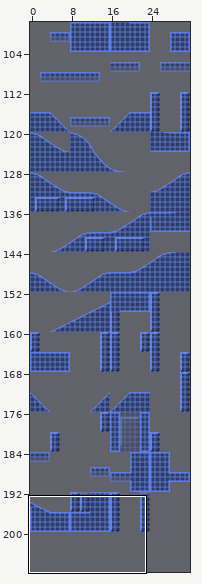
Tiled map -- assets/levels/R0/tilemap128.tmx. Above: a wide view before the commit, with the close-up outlined.
Close-up. As it was:
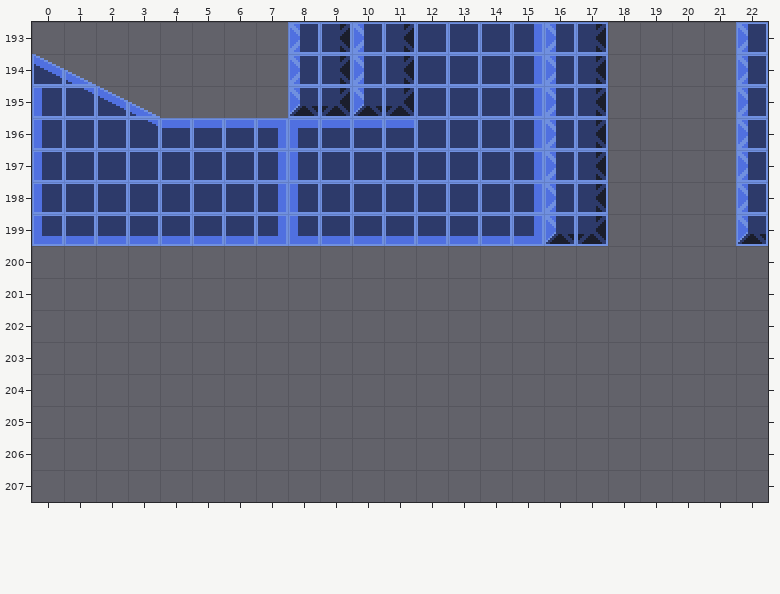
Cells are 16x16 px. Shown: x 0..22, y 193..207. The commit also changed other parts of the map, which this record leaves out. The old version is drawn lined up with the new one.
Now the later version:
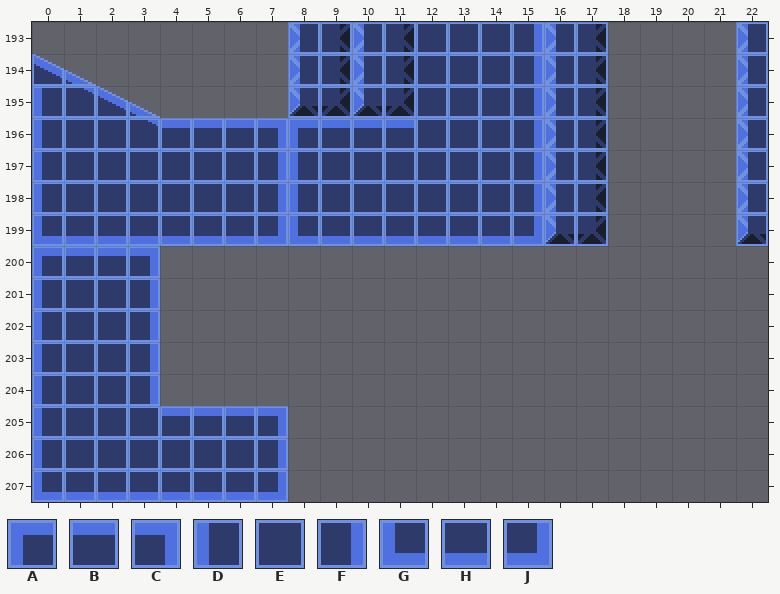
Key: from "16x16": A 1, B 2, C 3, D 9, E 10, F 11, G 17, H 18, J 19.
_ is an empty cell.
Changes in this commit:
map size 32x200 -> 32x208 cells
Layer "solid":
The author put tile A in row 200 at x 0.
The author put tile B in row 200 at x 1 to 2; in row 205 at x 4 to 6.
The author put tile C in row 200 at x 3; in row 205 at x 7.
The author put tile D in rows 201 to 206 at x 0.
The author put tile E in rows 201 to 204 at x 1 to 2; in row 205 at x 1 to 3; in row 206 at x 1 to 6.
The author put tile F in rows 201 to 204 at x 3; in row 206 at x 7.
The author put tile G in row 207 at x 0.
The author put tile H in row 207 at x 1 to 6.
The author put tile J in row 207 at x 7.
